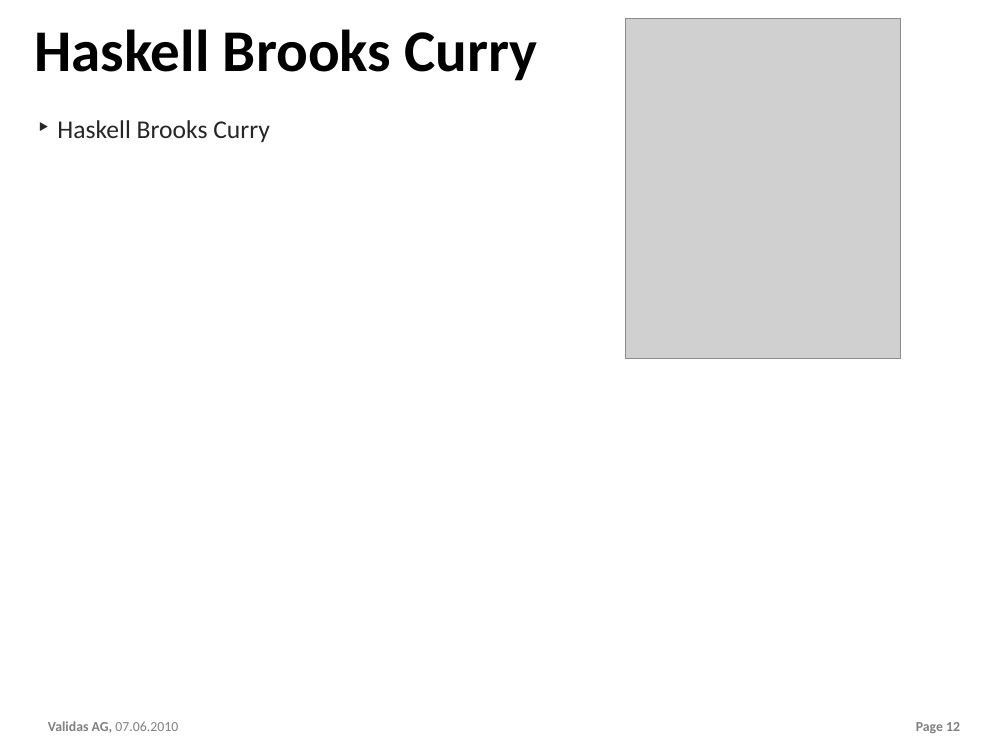
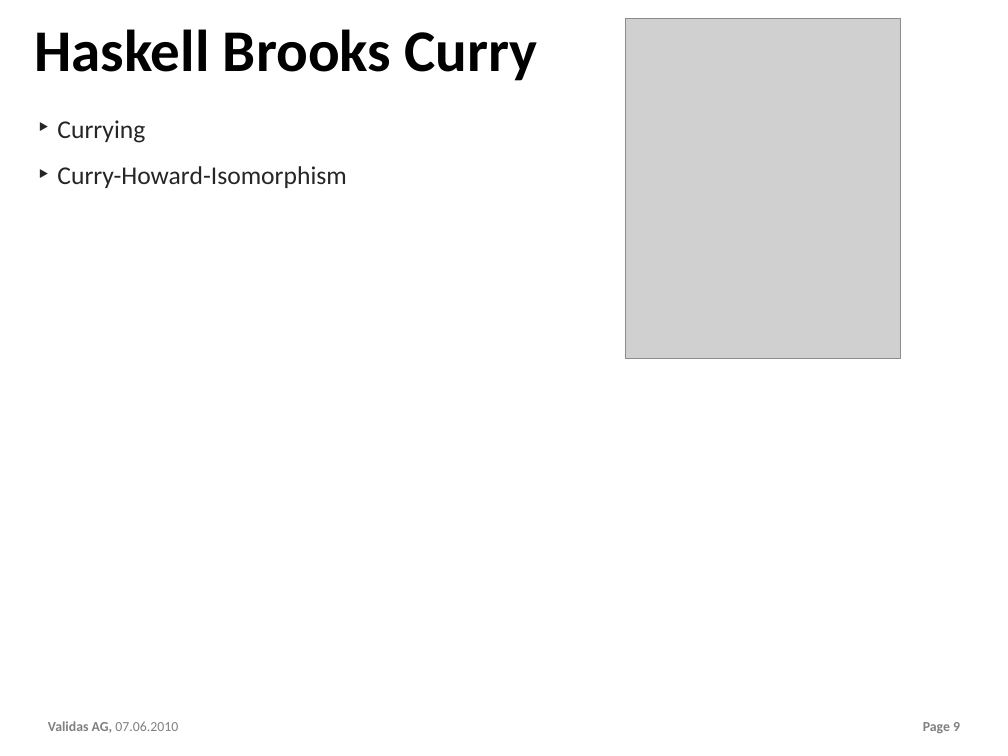
Before and after one commit to theoremprover/chess, a slide deck: slide 9 of ppt/Chess200.pptx (slide 12 before the commit). Drawn at 1008x756 pixels with LibreOffice and Linux fonts; fonts in the diff are those of the drawing; grey boxes stand for pictures; background and template pictures are left out. Boxes give left, top, right and bottom in pixels: in the first picture for what was removed or moved away, otherwise in the second. Text is boxed around its words. In the diff, an @@ line names an element or a change of style, - is before the commit and + after.

```diff
--- a/ppt/Chess200.pptx
+++ b/ppt/Chess200.pptx
@@ text at <box>57,120,346,188</box>: text changed @@
-‣ Haskell Brooks Curry
+‣ Currying
+‣ Curry-Howard-Isomorphism
@@ page number at <box>923,722,960,733</box>: text changed @@
-Page 12
+Page 9
```
Also in this commit, not shown: 4 other slides changed, 3 slides added.
